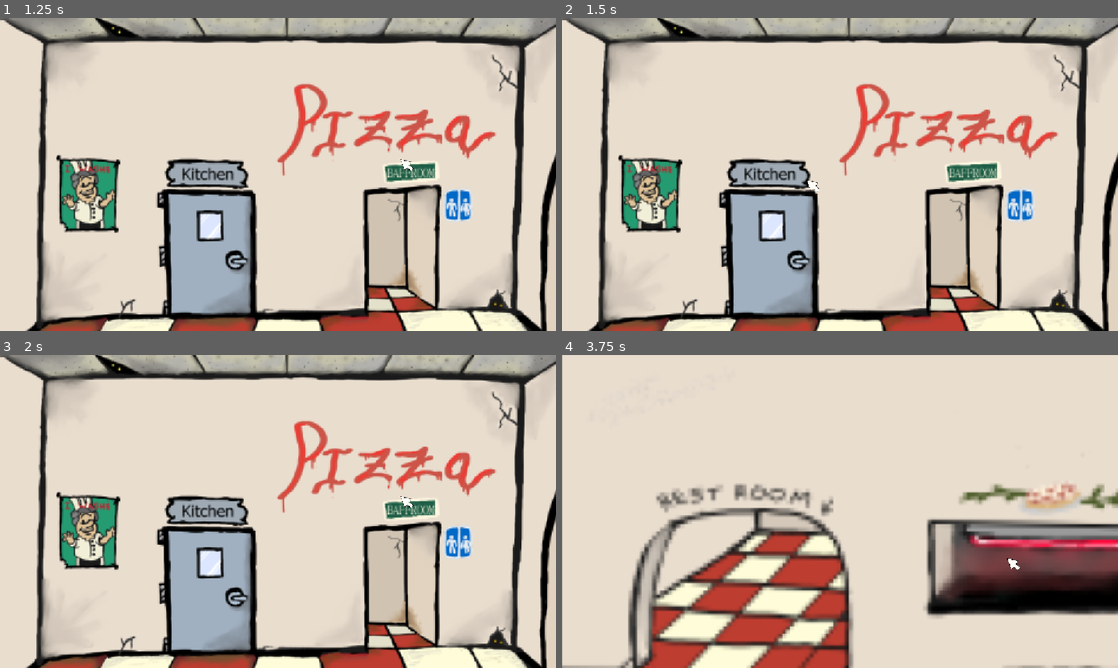
Above: before the commit, frames 1-4 (two rows, left to right).
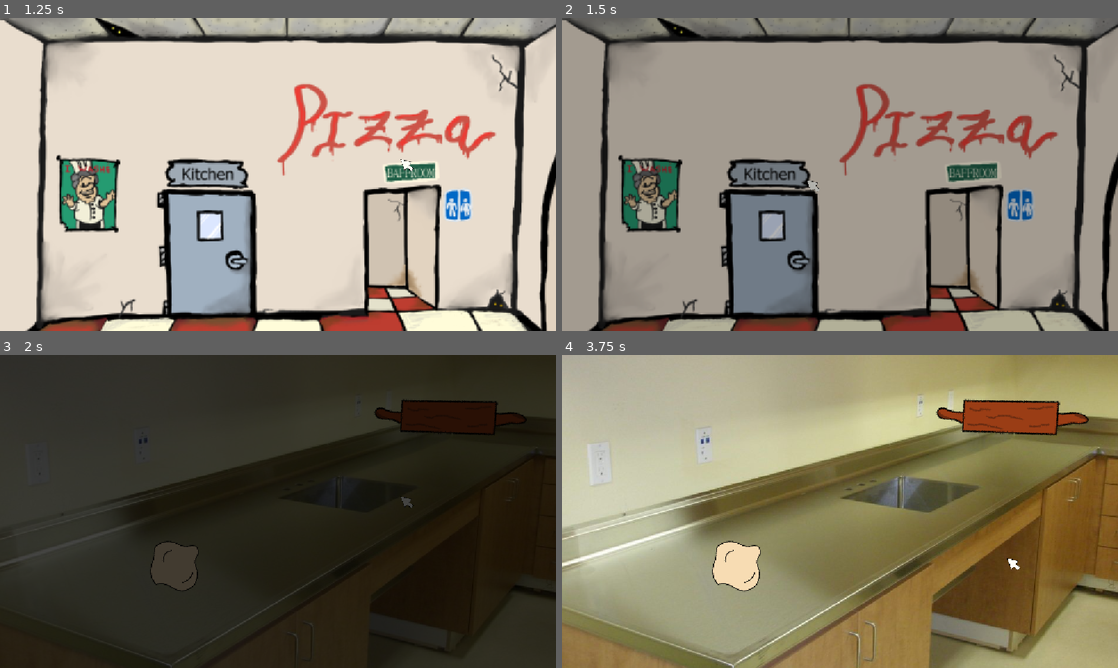
Above: after the commit, the same moments.

Repository: BobWizardLad/Brackeys-2026-2
Game: Godot game, scene res://scenes/pizza_joint_location.tscn
Same seed, same stepped clock (60 frames per second), same inputs: the game is played once before the commit and once after it. The project has no main scene, so this scene is started directly.
Inputs (mouse positions are in pixels of both pictures, inside the frame that each line leads up to):
- Up to frame 1 (1.25 s): tap Enter at 0.5 s; move the mouse to (400, 158) at 0.52 s; press the mouse at (400, 158) at 0.53 s
- Up to frame 2 (1.5 s): release the mouse at (962, 158) at 1.25 s; tap Space at 1.25 s; drag from (728, 190) to (962, 158) at 1.27 s
- Up to frame 3 (2 s): no input
- Up to frame 4 (3.75 s): move the mouse to (895, 442) at 2.02 s; press the mouse at (895, 442) at 2.03 s; release the mouse at (895, 442) at 2.75 s; tap Enter at 2.75 s; drag from (812, 574) to (1112, 577) at 2.77 s; tap Space at 3.5 s; move the mouse to (1006, 558) at 3.52 s; press the mouse at (1006, 558) at 3.53 s

Frame 1 is identical in both runs. In frame 2, 91% of the frame differs, in the area x 0-100%, y 0-100%; in frame 3, 95%; in frame 4, 97%.

Commit message:
Added a fade in and out for transition

Diff:
--- a/Brackeys Jam 2026/project.godot
+++ b/Brackeys Jam 2026/project.godot
@@ -17,6 +17,7 @@
 [autoload]
 
 CURSOR="*uid://r5v6rorx0d7d"
+SCENE_TRANSITION="*uid://2eanck2m0l07"
 
 [display]
 
--- a/Brackeys Jam 2026/scenes/pizza_joint_location.tscn
+++ b/Brackeys Jam 2026/scenes/pizza_joint_location.tscn
@@ -5,9 +5,13 @@
 [ext_resource type="Texture2D" uid="uid://bu7d75t8o4vbe" path="res://assets/PizzaMakingArea.png" id="2_4af4s"]
 [ext_resource type="Script" uid="uid://hf62y84lbrx7" path="res://scripts/camera_controller.gd" id="2_a7w0b"]
 [ext_resource type="Script" uid="uid://d3chu6xx7ujdg" path="res://scripts/doorway_interact.gd" id="3_xic0v"]
+[ext_resource type="Script" uid="uid://dquvef2yvkf2d" path="res://scripts/enter_new_scene_interact.gd" id="4_fubtq"]
 
 [sub_resource type="RectangleShape2D" id="RectangleShape2D_h0gde"]
 size = Vector2(24.723938, 175.46013)
+
+[sub_resource type="RectangleShape2D" id="RectangleShape2D_3jjgn"]
+size = Vector2(86.707565, 110.838455)
 
 [sub_resource type="RectangleShape2D" id="RectangleShape2D_xic0v"]
 size = Vector2(191.002, 149.28429)
@@ -27,6 +31,14 @@
 
 [node name="CollisionShape2D" type="CollisionShape2D" parent="MainPizzaLocation/Area2D" unique_id=368370558]
 shape = SubResource("RectangleShape2D_h0gde")
+
+[node name="Area2D2" type="Area2D" parent="MainPizzaLocation" unique_id=767863440]
+position = Vector2(-62.167694, 9.815939)
+script = ExtResource("4_fubtq")
+target_scene_path = "res://scenes/pizza_minigame.tscn"
+
+[node name="CollisionShape2D" type="CollisionShape2D" parent="MainPizzaLocation/Area2D2" unique_id=1832520227]
+shape = SubResource("RectangleShape2D_3jjgn")
 
 [node name="MainLocation" type="Camera2D" parent="." unique_id=810336173]
 position = Vector2(576, 324)
--- /dev/null
+++ b/Brackeys Jam 2026/scenes/scene_transition.tscn
@@ -0,0 +1,71 @@
+[gd_scene format=3 uid="uid://2eanck2m0l07"]
+
+[ext_resource type="Script" uid="uid://otsoal2avrgl" path="res://scripts/scene_transition.gd" id="1_0wykx"]
+
+[sub_resource type="Animation" id="Animation_ovque"]
+length = 0.001
+tracks/0/type = "value"
+tracks/0/imported = false
+tracks/0/enabled = true
+tracks/0/path = NodePath("ColorRect:color")
+tracks/0/interp = 1
+tracks/0/loop_wrap = true
+tracks/0/keys = {
+"times": PackedFloat32Array(0),
+"transitions": PackedFloat32Array(1),
+"update": 0,
+"values": [Color(0, 0, 0, 0)]
+}
+
+[sub_resource type="Animation" id="Animation_0wykx"]
+resource_name = "fade_to_black"
+length = 0.5
+tracks/0/type = "value"
+tracks/0/imported = false
+tracks/0/enabled = true
+tracks/0/path = NodePath("ColorRect:color")
+tracks/0/interp = 1
+tracks/0/loop_wrap = true
+tracks/0/keys = {
+"times": PackedFloat32Array(0, 0.5),
+"transitions": PackedFloat32Array(1, 1),
+"update": 0,
+"values": [Color(0, 0, 0, 0), Color(0, 0, 0, 1)]
+}
+
+[sub_resource type="Animation" id="Animation_rujfs"]
+resource_name = "fade_to_normal"
+tracks/0/type = "value"
+tracks/0/imported = false
+tracks/0/enabled = true
+tracks/0/path = NodePath("ColorRect:color")
+tracks/0/interp = 1
+tracks/0/loop_wrap = true
+tracks/0/keys = {
+"times": PackedFloat32Array(0, 0.5),
+"transitions": PackedFloat32Array(1, 1),
+"update": 0,
+"values": [Color(0, 0, 0, 1), Color(0, 0, 0, 0)]
+}
+
+[sub_resource type="AnimationLibrary" id="AnimationLibrary_2sgj6"]
+_data = {
+&"RESET": SubResource("Animation_ovque"),
+&"fade_to_black": SubResource("Animation_0wykx"),
+&"fade_to_normal": SubResource("Animation_rujfs")
+}
+
+[node name="SceneTransition" type="CanvasLayer" unique_id=230186999]
+script = ExtResource("1_0wykx")
+
+[node name="ColorRect" type="ColorRect" parent="." unique_id=134894663]
+anchors_preset = 15
+anchor_right = 1.0
+anchor_bottom = 1.0
+grow_horizontal = 2
+grow_vertical = 2
+mouse_filter = 2
+color = Color(0, 0, 0, 0)
+
+[node name="AnimationPlayer" type="AnimationPlayer" parent="." unique_id=2006786049]
+libraries/ = SubResource("AnimationLibrary_2sgj6")
--- a/Brackeys Jam 2026/scripts/doorway_interact.gd
+++ b/Brackeys Jam 2026/scripts/doorway_interact.gd
@@ -3,4 +3,4 @@
 @export var new_camera: Camera2D = null
 
 func click() -> void:
-	new_camera.make_current()
+	SCENE_TRANSITION.change_camera(new_camera)
--- /dev/null
+++ b/Brackeys Jam 2026/scripts/enter_new_scene_interact.gd
@@ -0,0 +1,6 @@
+extends Interact
+
+@export var target_scene_path: String = ""
+
+func click() -> void:
+    SCENE_TRANSITION.change_scene(target_scene_path)
--- /dev/null
+++ b/Brackeys Jam 2026/scripts/scene_transition.gd
@@ -0,0 +1,44 @@
+extends CanvasLayer
+
+@onready var animation_player: AnimationPlayer = $AnimationPlayer
+@onready var color_rect: ColorRect = $ColorRect
+
+func _ready() -> void:
+	pass
+
+
+func change_camera(target_camera) -> void:
+	# Block input during transition
+	color_rect.mouse_filter = Control.MOUSE_FILTER_STOP
+
+	# Fade out
+	animation_player.play("fade_to_black")
+	await animation_player.animation_finished
+
+	# Change scene while screen is black
+	target_camera.make_current()
+
+	# Fade in
+	animation_player.play("fade_to_normal")
+	await animation_player.animation_finished
+
+	# Unblock input
+	color_rect.mouse_filter = Control.MOUSE_FILTER_IGNORE
+
+func change_scene(target_scene_path: String) -> void:
+	# Block input during transition
+	color_rect.mouse_filter = Control.MOUSE_FILTER_STOP
+
+	# Fade out
+	animation_player.play("fade_to_black")
+	await animation_player.animation_finished
+
+	# Change scene while screen is black
+	get_tree().change_scene_to_file(target_scene_path)
+
+	# Fade in
+	animation_player.play("fade_to_normal")
+	await animation_player.animation_finished
+
+	# Unblock input
+	color_rect.mouse_filter = Control.MOUSE_FILTER_IGNORE
Not shown, added: Brackeys Jam 2026/scripts/enter_new_scene_interact.gd.uid
Not shown, added: Brackeys Jam 2026/scripts/scene_transition.gd.uid
